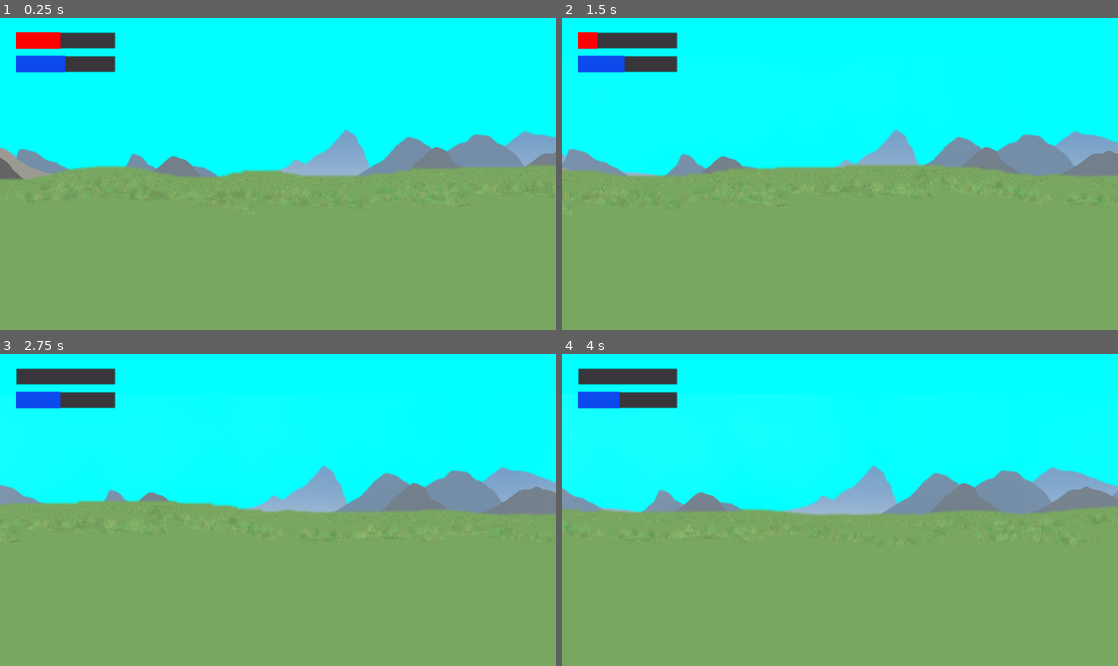
Above: before the commit, frames 1-4 (two rows, left to right).
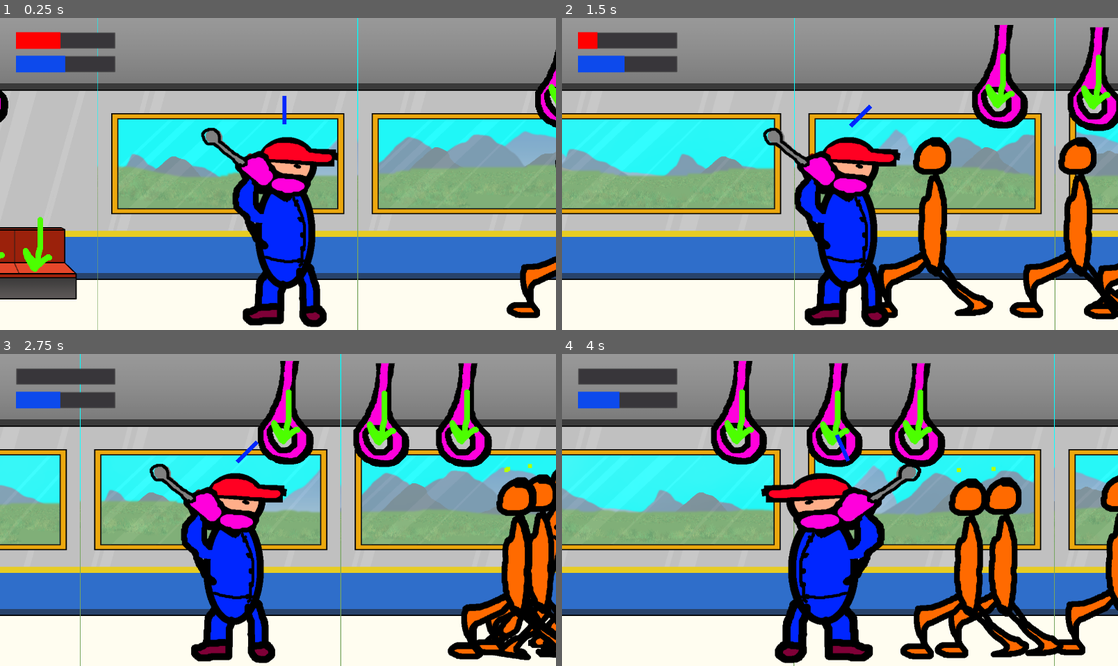
Above: after the commit, the same moments.

Repository: GoblinsGaming/lostrelicgame
Game: Godot game, scene res://Main.tscn
Two runs of this game, one before a commit and one after it. Both use one fixed random seed, a clock stepped at 60 frames per second and the inputs below.
Inputs:
- Up to frame 1 (0.25 s): no input
- Up to frame 2 (1.5 s): hold D (right) 0.53-1.28 s; tap Keypad 0 (drift_camera) at 0.6, 1.35 s; hold - (train_down) from 1.28 s (still down)
- Up to frame 3 (2.75 s): release - (train_down) at 2.03 s; hold D (right) from 2.03 s (still down); tap Keypad 0 (drift_camera) at 2.1 s
- Up to frame 4 (4 s): release D (right) at 2.78 s; hold = (train_up) 2.78-3.53 s; tap Keypad 0 (drift_camera) at 2.85, 3.6 s; hold A (left) from 3.53 s (still down)

The runs differ from the first frame. In frame 1, 89% of the frame differs, in the area x 0-100%, y 0-100%; in frame 2, 88%; in frame 3, 88%; in frame 4, 90%.

Commit message:
Make things visible and fix chairs.

Diff:
--- a/Main.tscn
+++ b/Main.tscn
@@ -25,10 +25,8 @@
 [node name="background" parent="GameController" instance=ExtResource( 2 )]
 
 [node name="train" parent="GameController" instance=ExtResource( 1 )]
-visible = false
 
 [node name="Handholds" type="Node2D" parent="GameController"]
-visible = false
 
 [node name="Handhold" type="Node2D" parent="GameController/Handholds"]
 position = Vector2( 552, 149 )
@@ -85,93 +83,36 @@
 texture = ExtResource( 19 )
 
 [node name="PassengerController" type="Node2D" parent="GameController"]
-visible = false
 script = ExtResource( 23 )
 
 [node name="Seating" type="Node2D" parent="GameController/PassengerController"]
 
 [node name="Seating1" type="Node2D" parent="GameController/PassengerController/Seating"]
-position = Vector2( 1239, 475 )
+position = Vector2( 766, 550 )
 script = ExtResource( 24 )
 
 [node name="SeatingSpace" type="Sprite" parent="GameController/PassengerController/Seating/Seating1"]
 texture = ExtResource( 20 )
 
 [node name="Seating2" type="Node2D" parent="GameController/PassengerController/Seating"]
-position = Vector2( 1418, 477 )
+position = Vector2( 888, 555 )
 script = ExtResource( 24 )
 
 [node name="SeatingSpace" type="Sprite" parent="GameController/PassengerController/Seating/Seating2"]
 texture = ExtResource( 20 )
 
 [node name="Seating3" type="Node2D" parent="GameController/PassengerController/Seating"]
-position = Vector2( 1626, 480 )
+position = Vector2( 1012, 558 )
 script = ExtResource( 24 )
 
 [node name="SeatingSpace" type="Sprite" parent="GameController/PassengerController/Seating/Seating3"]
 texture = ExtResource( 20 )
 
 [node name="Seating4" type="Node2D" parent="GameController/PassengerController/Seating"]
-position = Vector2( 1832, 480 )
+position = Vector2( 1128, 564 )
 script = ExtResource( 24 )
 
 [node name="SeatingSpace" type="Sprite" parent="GameController/PassengerController/Seating/Seating4"]
-texture = ExtResource( 20 )
-
-[node name="Seating5" type="Node2D" parent="GameController/PassengerController/Seating"]
-position = Vector2( 2021, 469 )
-script = ExtResource( 24 )
-
-[node name="SeatingSpace" type="Sprite" parent="GameController/PassengerController/Seating/Seating5"]
-texture = ExtResource( 20 )
-
-[node name="Seating6" type="Node2D" parent="GameController/PassengerController/Seating"]
-position = Vector2( 2179, 472 )
-script = ExtResource( 24 )
-
-[node name="SeatingSpace" type="Sprite" parent="GameController/PassengerController/Seating/Seating6"]
-texture = ExtResource( 20 )
-
-[node name="Seating7" type="Node2D" parent="GameController/PassengerController/Seating"]
-position = Vector2( 3113, 502 )
-script = ExtResource( 24 )
-
-[node name="SeatingSpace" type="Sprite" parent="GameController/PassengerController/Seating/Seating7"]
-texture = ExtResource( 20 )
-
-[node name="Seating8" type="Node2D" parent="GameController/PassengerController/Seating"]
-position = Vector2( 3292, 504 )
-script = ExtResource( 24 )
-
-[node name="SeatingSpace" type="Sprite" parent="GameController/PassengerController/Seating/Seating8"]
-texture = ExtResource( 20 )
-
-[node name="Seating9" type="Node2D" parent="GameController/PassengerController/Seating"]
-position = Vector2( 3500, 507 )
-script = ExtResource( 24 )
-
-[node name="SeatingSpace" type="Sprite" parent="GameController/PassengerController/Seating/Seating9"]
-texture = ExtResource( 20 )
-
-[node name="Seating10" type="Node2D" parent="GameController/PassengerController/Seating"]
-position = Vector2( 3706, 507 )
-script = ExtResource( 24 )
-
-[node name="SeatingSpace" type="Sprite" parent="GameController/PassengerController/Seating/Seating10"]
-texture = ExtResource( 20 )
-
-[node name="Seating11" type="Node2D" parent="GameController/PassengerController/Seating"]
-position = Vector2( 3895, 496 )
-script = ExtResource( 24 )
-
-[node name="SeatingSpace" type="Sprite" parent="GameController/PassengerController/Seating/Seating11"]
-texture = ExtResource( 20 )
-
-[node name="Seating12" type="Node2D" parent="GameController/PassengerController/Seating"]
-position = Vector2( 4053, 499 )
-script = ExtResource( 24 )
-
-[node name="SeatingSpace" type="Sprite" parent="GameController/PassengerController/Seating/Seating12"]
 texture = ExtResource( 20 )
 
 [node name="Handholds" type="Node2D" parent="GameController/PassengerController"]
@@ -275,7 +216,6 @@
 position = Vector2( 3675, 512 )
 
 [node name="PlayerController" parent="GameController" instance=ExtResource( 7 )]
-visible = false
 
 [node name="SignalPoint" type="Node2D" parent="GameController"]
 modulate = Color( 1, 1, 1, 0.443137 )
--- a/background.gd
+++ b/background.gd
@@ -3,7 +3,7 @@
 export var train_speed = 100
 export var player_move_scale = 10.0
 
-
+export var cloud_very_far_scale = 0.1
 export var mountain_far_scale = 0.2
 export var cloud_far_scale = 0.3
 export var mountain_close_scale = 0.5
@@ -16,6 +16,7 @@
 onready var background = $WildernessBackground
 
 func _ready():
+	background.get_node("CloudsVeryFar").motion_scale.x = cloud_very_far_scale/player_move_scale
 	background.get_node("MountainFar").motion_scale.x = mountain_far_scale/player_move_scale
 	background.get_node("CloudsFar").motion_scale.x = cloud_far_scale/player_move_scale
 	background.get_node("MountainClose").motion_scale.x = mountain_close_scale/player_move_scale
@@ -26,6 +27,7 @@
 	background.get_node("GrassClose").motion_scale.x = grass_close_scale/player_move_scale
 
 func _process(delta):
+	background.get_node("CloudsVeryFar").motion_offset.x -= train_speed*cloud_very_far_scale*delta
 	background.get_node("MountainFar").motion_offset.x -= train_speed*mountain_far_scale*delta
 	background.get_node("CloudsFar").motion_offset.x -= train_speed*cloud_far_scale*delta
 	background.get_node("MountainClose").motion_offset.x -= train_speed*mountain_close_scale*delta
@@ -36,5 +38,6 @@
 	background.get_node("GrassClose").motion_offset.x -= train_speed*grass_close_scale*delta
 
 func set_mistiness(new_mistiness):
+	background.get_node("CloudsVeryFar").modulate = Color(1,1,1,new_mistiness)
 	background.get_node("CloudsFar").modulate = Color(1,1,1,new_mistiness)
 	background.get_node("CloudsClose").modulate = Color(1,1,1,new_mistiness)
--- a/background.tscn
+++ b/background.tscn
@@ -18,6 +18,14 @@
 
 [node name="Sky" type="Sprite" parent="WildernessBackground"]
 texture = ExtResource( 4 )
+centered = false
+
+[node name="CloudsVeryFar" type="ParallaxLayer" parent="WildernessBackground"]
+motion_mirroring = Vector2( 5120, 0 )
+
+[node name="Sprite" type="Sprite" parent="WildernessBackground/CloudsVeryFar"]
+position = Vector2( 8, 102 )
+texture = ExtResource( 7 )
 centered = false
 
 [node name="MountainFar" type="ParallaxLayer" parent="WildernessBackground"]
